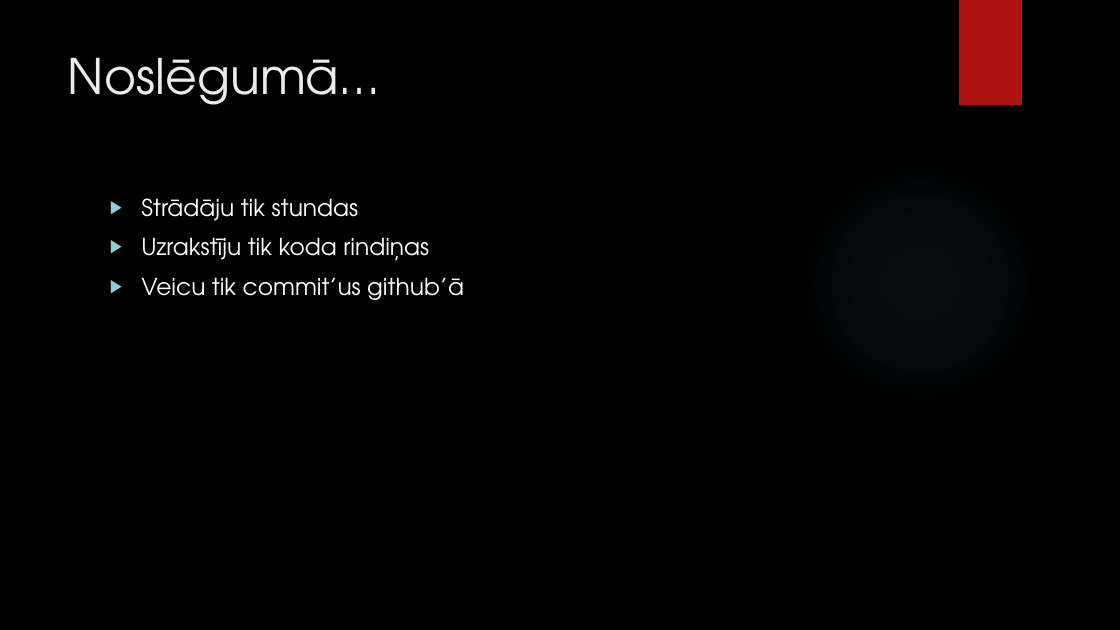
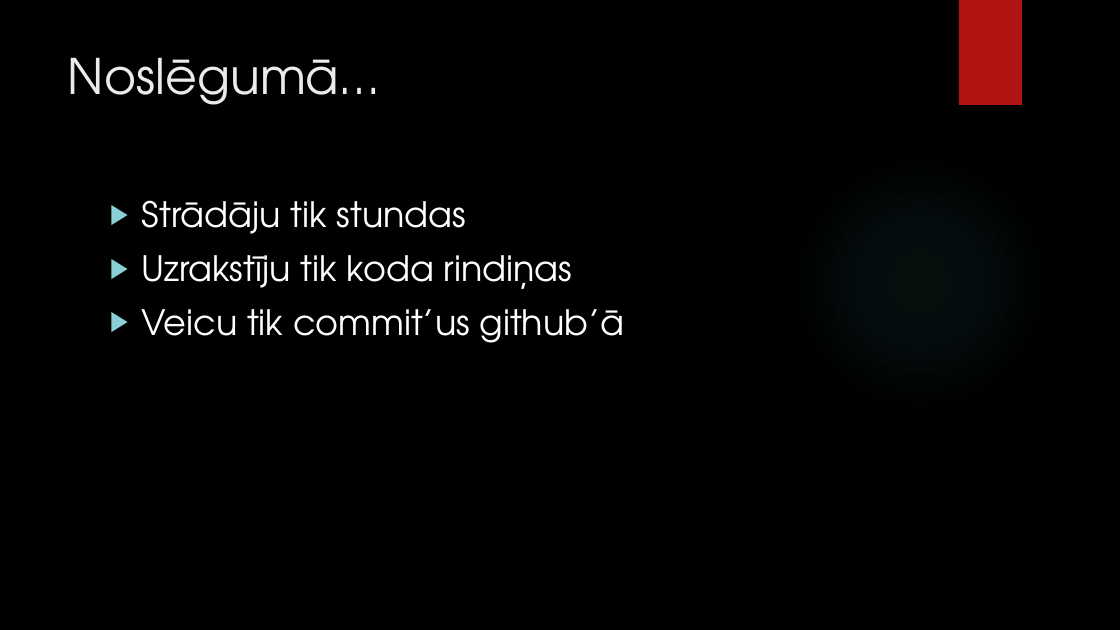
Before and after one commit to Edzhons/eksamens-krumins, a slide deck: slide 7 of macibu_materiali/eksamens_krumins.pptx. Drawn at 1120x630 pixels with LibreOffice and Linux fonts; fonts in the diff are those of the drawing; background and template pictures are left out. Boxes give left, top, right and bottom in pixels: in the first picture for what was removed or moved away, otherwise in the second. Text is boxed around its words. In the diff, an @@ line names an element or a change of style, - is before the commit and + after.

```diff
--- a/macibu_materiali/eksamens_krumins.pptx
+++ b/macibu_materiali/eksamens_krumins.pptx
@@ text "Strādāju tik stundas" at [141, 200, 625, 343]: size 20 to 30 pt @@
```
Also in this commit, not shown: 1 other slide changed, 1 slide added, 1 other file.
